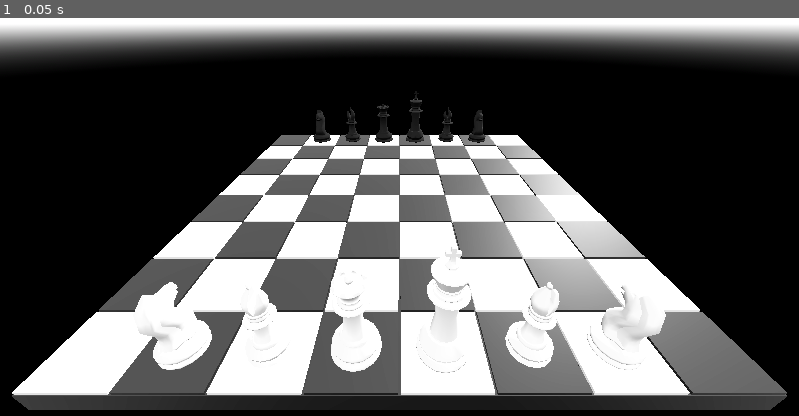
Above: before the commit, frame 1.
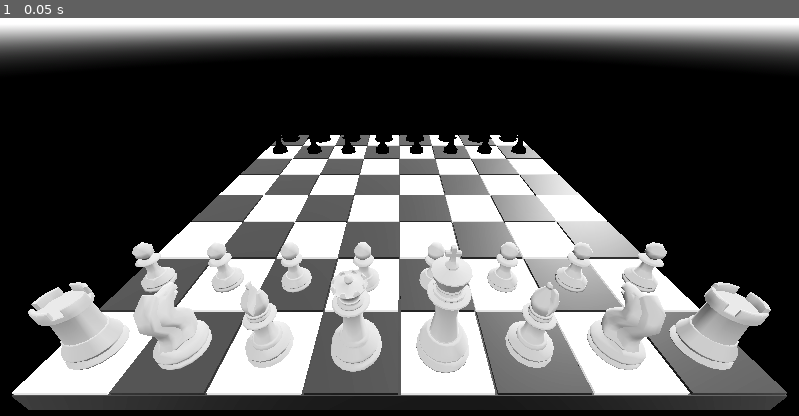
Above: after the commit, the same moment.

Repository: Jacob1Carter/Dimensional-Chess
Game: Godot game, scene res://main.tscn
The game is run twice, just before and just after one commit, with the same random seed, the same clock (stepped at 60 frames per second) and the same inputs.
Inputs:
- Up to frame 1 (0.05 s): no input

The runs differ from the first frame. In frame 1, 13% of the frame differs, in the area x 3-97%, y 19-90%.

Commit message:
Finished importing models

Diff:
--- a/Models/mat_blackpiece.tres
+++ b/Models/mat_blackpiece.tres
@@ -2,3 +2,5 @@
 
 [resource]
 albedo_color = Color(0, 0, 0, 1)
+metallic = 1.0
+metallic_specular = 1.0
--- a/Models/mat_whitepiece.tres
+++ b/Models/mat_whitepiece.tres
@@ -1,3 +1,5 @@
 [gd_resource type="StandardMaterial3D" format=3 uid="uid://cd0kj3v27wdtd"]
 
 [resource]
+metallic = 1.0
+metallic_specular = 1.0
--- a/Scenes/pawn.tscn
+++ b/Scenes/pawn.tscn
@@ -1,5 +1,14 @@
-[gd_scene load_steps=2 format=3 uid="uid://b33t0dawe5k2s"]
+[gd_scene load_steps=5 format=3 uid="uid://b33t0dawe5k2s"]
 
 [ext_resource type="PackedScene" uid="uid://bcav4kwdwigie" path="res://Models/Pawn.glb" id="1_eu7ni"]
+[ext_resource type="Script" uid="uid://db8clh16mrpdn" path="res://Scenes/ColourScript.gd" id="2_3865y"]
+[ext_resource type="Material" uid="uid://cd0kj3v27wdtd" path="res://Models/mat_whitepiece.tres" id="3_018tw"]
+[ext_resource type="Material" uid="uid://ba4jcjgyxgkgr" path="res://Models/mat_blackpiece.tres" id="4_3ab40"]
 
 [node name="Pawn" instance=ExtResource("1_eu7ni")]
+transform = Transform3D(1, 0, 0, 0, 1, 0, 0, 0, 1, 0, 0.025, 0)
+
+[node name="SM_BlackPawn" parent="." index="0"]
+script = ExtResource("2_3865y")
+white_material = ExtResource("3_018tw")
+black_material = ExtResource("4_3ab40")
--- a/main.tscn
+++ b/main.tscn
@@ -1,10 +1,12 @@
-[gd_scene load_steps=9 format=3 uid="uid://bwhe6218uwp8f"]
+[gd_scene load_steps=11 format=3 uid="uid://bwhe6218uwp8f"]
 
 [ext_resource type="PackedScene" uid="uid://ctl17ou48er4f" path="res://Scenes/chess_board.tscn" id="1_0xm2m"]
 [ext_resource type="PackedScene" uid="uid://bsqs5perhmv5d" path="res://Scenes/king.tscn" id="2_h2yge"]
 [ext_resource type="PackedScene" uid="uid://bk7iyyd0buub0" path="res://Scenes/queen.tscn" id="3_h2yge"]
 [ext_resource type="PackedScene" uid="uid://twncvfheymf3" path="res://Scenes/bishop.tscn" id="4_1bvp3"]
 [ext_resource type="PackedScene" uid="uid://cd0w8ma1y3qfw" path="res://Scenes/knight.tscn" id="5_lquwl"]
+[ext_resource type="PackedScene" uid="uid://d1e4g1pc525cs" path="res://Scenes/rook.tscn" id="6_7mycd"]
+[ext_resource type="PackedScene" uid="uid://b33t0dawe5k2s" path="res://Scenes/pawn.tscn" id="7_272bh"]
 
 [sub_resource type="ProceduralSkyMaterial" id="ProceduralSkyMaterial_1bvp3"]
 sky_top_color = Color(1, 1, 1, 1)
@@ -69,3 +71,63 @@
 
 [node name="KnightB2" parent="." groups=["BlackPieces"] instance=ExtResource("5_lquwl")]
 transform = Transform3D(1, 0, 0, 0, 1, 0, 0, 0, 1, 0.504, 0.025, -0.36)
+
+[node name="RookW1" parent="." groups=["WhitePieces"] instance=ExtResource("6_7mycd")]
+transform = Transform3D(1, 0, 0, 0, 1, 0, 0, 0, 1, -0.504, 0.025, -0.504)
+
+[node name="RookW2" parent="." groups=["WhitePieces"] instance=ExtResource("6_7mycd")]
+transform = Transform3D(1, 0, 0, 0, 1, 0, 0, 0, 1, -0.504, 0.025, 0.504)
+
+[node name="RookB1" parent="." groups=["BlackPieces"] instance=ExtResource("6_7mycd")]
+transform = Transform3D(-1, 0, -8.74228e-08, 0, 1, 0, 8.74228e-08, 0, -1, 0.504, 0.025, 0.504)
+
+[node name="RookB2" parent="." groups=["BlackPieces"] instance=ExtResource("6_7mycd")]
+transform = Transform3D(-1, 0, -8.74228e-08, 0, 1, 0, 8.74228e-08, 0, -1, 0.504, 0.025, -0.504)
+
+[node name="PawnW1" parent="." groups=["WhitePieces"] instance=ExtResource("7_272bh")]
+transform = Transform3D(1, 0, 0, 0, 1, 0, 0, 0, 1, -0.36, 0.025, -0.504)
+
+[node name="PawnW2" parent="." groups=["WhitePieces"] instance=ExtResource("7_272bh")]
+transform = Transform3D(1, 0, 0, 0, 1, 0, 0, 0, 1, -0.36, 0.025, -0.36)
+
+[node name="PawnW3" parent="." groups=["WhitePieces"] instance=ExtResource("7_272bh")]
+transform = Transform3D(1, 0, 0, 0, 1, 0, 0, 0, 1, -0.36, 0.025, -0.216)
+
+[node name="PawnW4" parent="." groups=["WhitePieces"] instance=ExtResource("7_272bh")]
+transform = Transform3D(1, 0, 0, 0, 1, 0, 0, 0, 1, -0.36, 0.025, -0.072)
+
+[node name="PawnW5" parent="." groups=["WhitePieces"] instance=ExtResource("7_272bh")]
+transform = Transform3D(1, 0, 0, 0, 1, 0, 0, 0, 1, -0.36, 0.025, 0.072)
+
+[node name="PawnW6" parent="." groups=["WhitePieces"] instance=ExtResource("7_272bh")]
+transform = Transform3D(1, 0, 0, 0, 1, 0, 0, 0, 1, -0.36, 0.025, 0.216)
+
+[node name="PawnW7" parent="." groups=["WhitePieces"] instance=ExtResource("7_272bh")]
+transform = Transform3D(1, 0, 0, 0, 1, 0, 0, 0, 1, -0.36, 0.025, 0.36)
+
+[node name="PawnW8" parent="." groups=["WhitePieces"] instance=ExtResource("7_272bh")]
+transform = Transform3D(1, 0, 0, 0, 1, 0, 0, 0, 1, -0.36, 0.025, 0.504)
+
+[node name="PawnB1" parent="." groups=["BlackPieces"] instance=ExtResource("7_272bh")]
+transform = Transform3D(-1, 0, -8.74228e-08, 0, 1, 0, 8.74228e-08, 0, -1, 0.36, 0.025, 0.504)
+
+[node name="PawnB2" parent="." groups=["BlackPieces"] instance=ExtResource("7_272bh")]
+transform = Transform3D(-1, 0, -8.74228e-08, 0, 1, 0, 8.74228e-08, 0, -1, 0.36, 0.025, 0.36)
+
+[node name="PawnB3" parent="." groups=["BlackPieces"] instance=ExtResource("7_272bh")]
+transform = Transform3D(-1, 0, -8.74228e-08, 0, 1, 0, 8.74228e-08, 0, -1, 0.36, 0.025, 0.216)
+
+[node name="PawnB4" parent="." groups=["BlackPieces"] instance=ExtResource("7_272bh")]
+transform = Transform3D(-1, 0, -8.74228e-08, 0, 1, 0, 8.74228e-08, 0, -1, 0.36, 0.025, 0.072)
+
+[node name="PawnB5" parent="." groups=["BlackPieces"] instance=ExtResource("7_272bh")]
+transform = Transform3D(-1, 0, -8.74228e-08, 0, 1, 0, 8.74228e-08, 0, -1, 0.36, 0.025, -0.072)
+
+[node name="PawnB6" parent="." groups=["BlackPieces"] instance=ExtResource("7_272bh")]
+transform = Transform3D(-1, 0, -8.74228e-08, 0, 1, 0, 8.74228e-08, 0, -1, 0.36, 0.025, -0.216)
+
+[node name="PawnB7" parent="." groups=["BlackPieces"] instance=ExtResource("7_272bh")]
+transform = Transform3D(-1, 0, -8.74228e-08, 0, 1, 0, 8.74228e-08, 0, -1, 0.36, 0.025, -0.36)
+
+[node name="PawnB8" parent="." groups=["BlackPieces"] instance=ExtResource("7_272bh")]
+transform = Transform3D(-1, 0, -8.74228e-08, 0, 1, 0, 8.74228e-08, 0, -1, 0.36, 0.025, -0.504)
